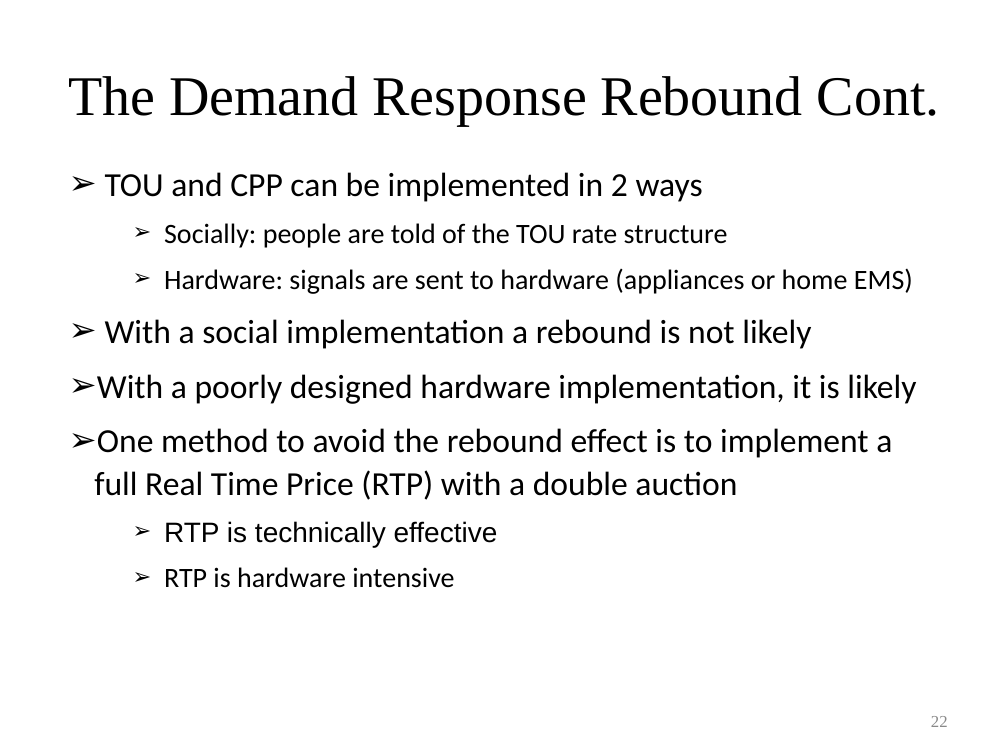
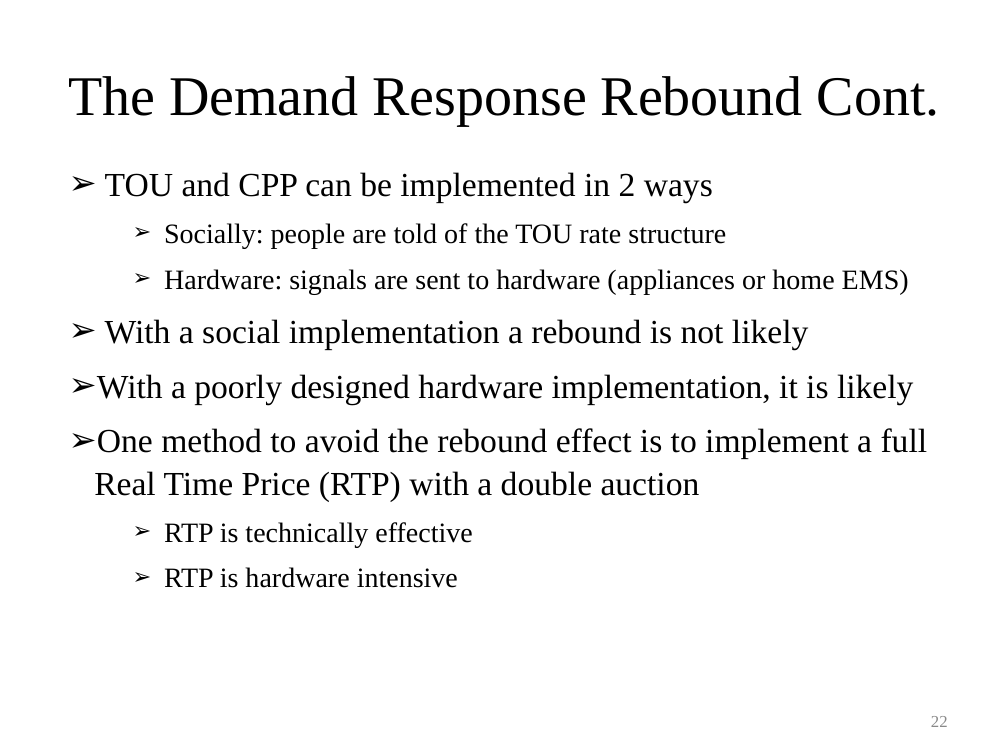
Before and after one commit to gridlab-d/course, a slide deck: slide 22 of Distribution_Analysis_Course/3.0 - Demand_Responce.ppt. Drawn at 1008x756 pixels with LibreOffice and Linux fonts; fonts in the diff are those of the drawing. Boxes give left, top, right and bottom in pixels: in the first picture for what was removed or moved away, otherwise in the second. Text is boxed around its words. In the diff, an @@ line names an element or a change of style, - is before the commit and + after.

```diff
--- a/Distribution_Analysis_Course/3.0 - Demand_Responce.ppt
+++ b/Distribution_Analysis_Course/3.0 - Demand_Responce.ppt
@@ text "TOU and CPP can be ..." at box(94, 172, 928, 588): font Calibri to Times New Roman; font Arial to Times New Roman in "RTP is technically effective" @@
```
